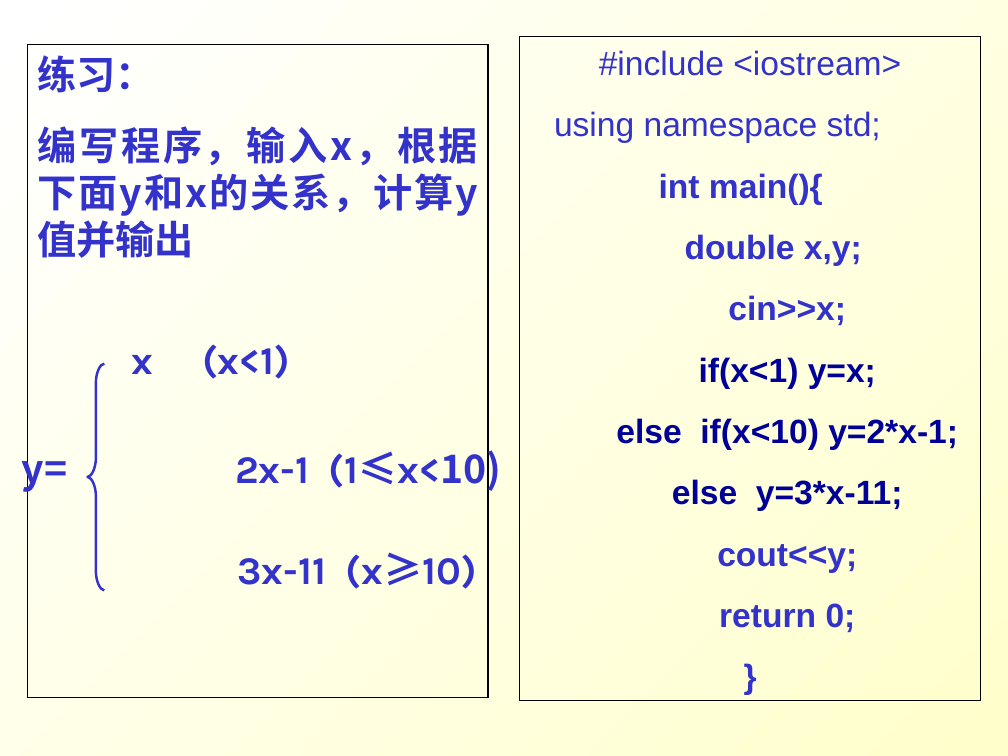
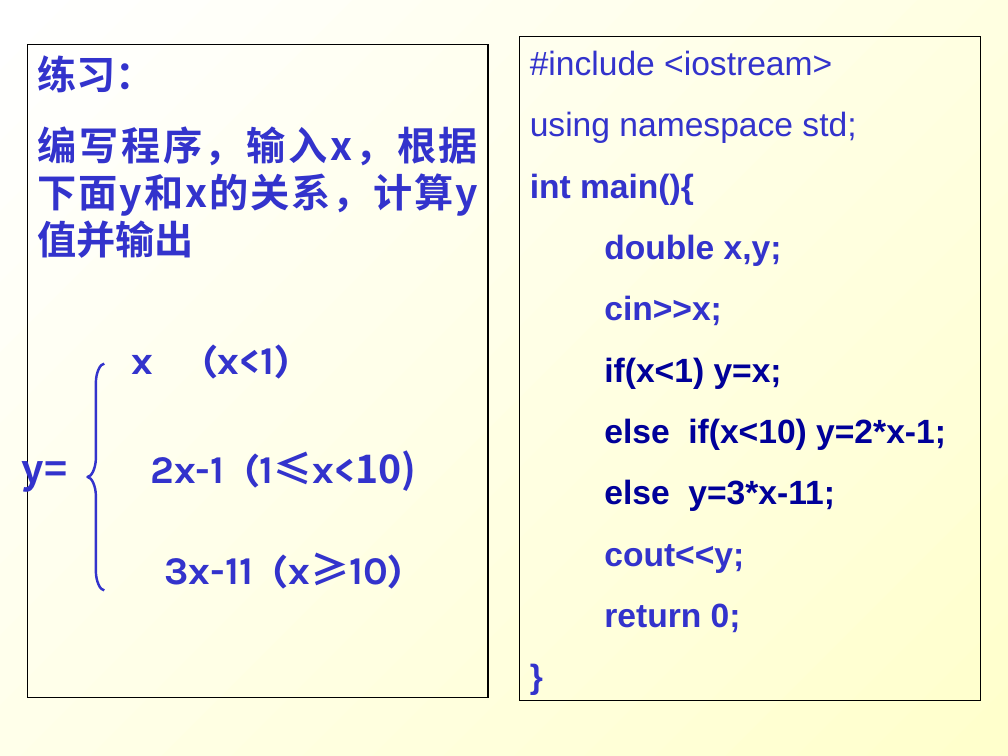
Before and after one commit to Changhe160/Changhe160.github.io, a slide deck: slide 12 of teachingRes/Cplusplus/unit02控制结构.ppt. Drawn at 1008x756 pixels with LibreOffice and Linux fonts; fonts in the diff are those of the drawing. Boxes give left, top, right and bottom in pixels: in the first picture for what was removed or moved away, otherwise in the second. Text is boxed around its words. In the diff, an @@ line names an element or a change of style, - is before the commit and + after.

```diff
--- a/teachingRes/Cplusplus/unit02控制结构.ppt
+++ b/teachingRes/Cplusplus/unit02控制结构.ppt
@@ rectangle "#include <iostream>" at (520, 36, 981, 701): alignment centre to left @@
@@ text "2x-1 (1≤x<10)" rewrapped from (235, 448, 501, 493) to (150, 450, 416, 491) @@
@@ text "3x-11 (x≥10)": place and size @@
-text "3x-11 (x≥10)" at (238, 552, 477, 589)
+text "3x-11 (x≥10)" at (164, 552, 404, 589)
```
Also in this commit, not shown: 3 other slides changed.
